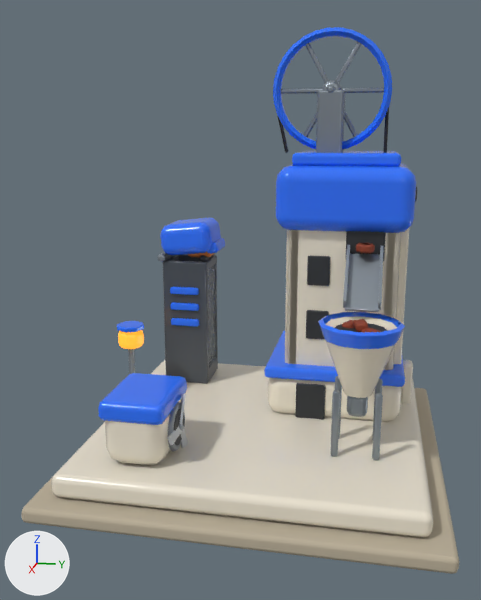
Renders of the glTF model unity/Assets/Pez/Resources/PezModels/deep_mine_iron.glb from each side of a commit.
Before and after are seen from a 50 mm lens placed at (3.43, 0.56, 1.72), pointed at (0.09, -0.11, 0.88). The lights are fixed; the arrows at lower left show +X, +Y and +Z. The picture after the commit comes second. Where no turn or scale is listed for an object, it has been applied to the vertices. Vertices at exactly the same position are counted once.

The first picture shows 'dm_head__M_Team', 'dm_lamp__M_Team', 'dm_sheave__M_Team', 'stage_0__M_SugarPad', 'stage_1__M_CreamPlastic', 'stage_1__M_Team', 'stage_2__M_CreamPlastic', 'stage_2__M_Dark', 'stage_2__M_SmokePlastic', 'stage_2__M_SpringSteel', 'stage_2__M_Team', 'stage_3__M_SpringSteel', 'stage_3__M_Team' and 14 more.
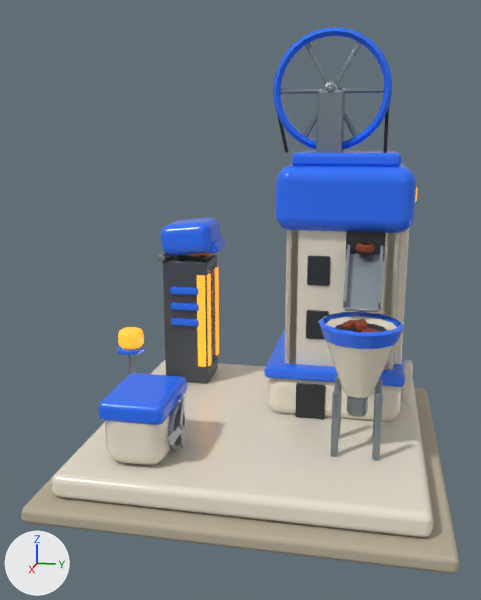
Changed parts and their boxes (x1, y1, x2, y2) in the pictures (481 x 600 px):
'dm_warn__M_E_Amber', added
    after: (197, 267, 219, 367)
'dm_lamp__M_Team', moved
    before: (117, 321, 144, 333)
    after: (118, 345, 145, 356)

The change in detail:
me_dm_lamp__m_team is used by ob_dm_lamp__m_team; location (-0.16, -0.82, 0.56).
me_dm_lamp__m_team had 64 vertices, 124 faces and spanned x -0.083..0.083, y -0.083..0.083, z 0.055..0.085.
me_dm_lamp__m_team now has 64 vertices, 124 faces and spans x -0.083..0.083, y -0.083..0.083, z -0.085..-0.055.
me_dm_lamp__m_team part 1: the whole mesh is moved by (0.0, 0.0, -0.14).
Mesh me_dm_warn__m_e_amber is new.
It consists of a box spanning x -0.69..-0.64, y -0.422..-0.41, z 0.32..0.9; a box spanning x -0.48..-0.43, y -0.422..-0.41, z 0.32..0.9; a box spanning x -0.422..-0.41, y -0.48..-0.43, z 0.32..0.9.
It uses material mat_m_e_amber (orange #ffa22e, glowing orange #ffa22e).
Object 'dm_warn__M_E_Amber' (ob_dm_warn__m_e_amber) is new; it shows me_dm_warn__m_e_amber.
Its location is (0.0, 0.0, 0.0).
